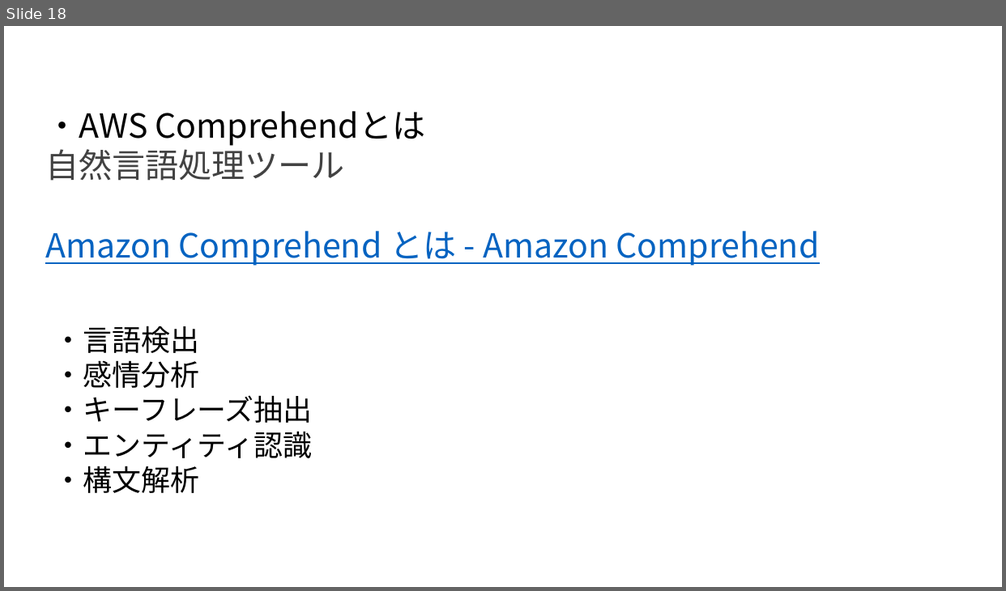
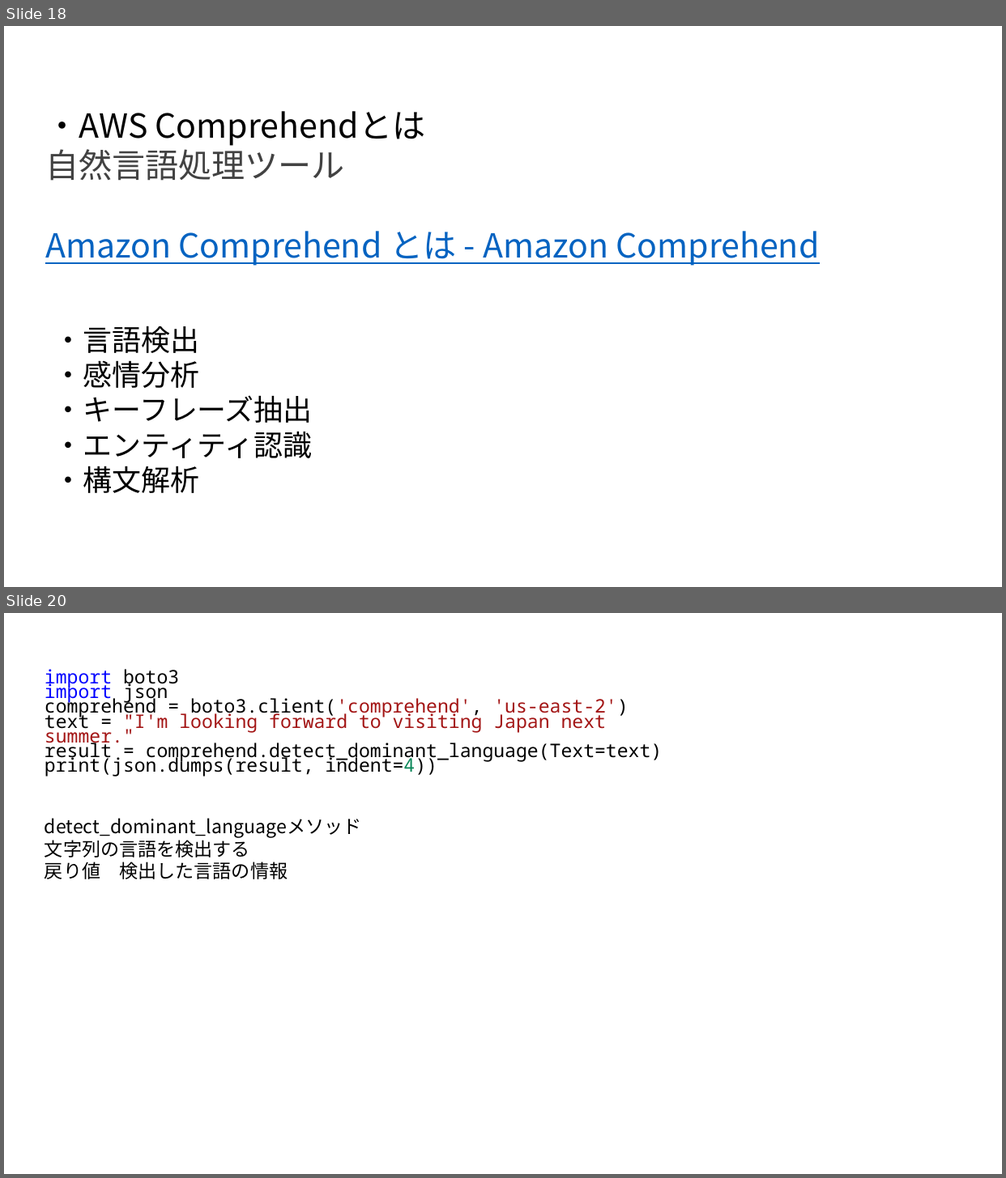
Before and after one commit to TokushigeJunya/test, a slide deck: AWS_AIサービス入門.pptx. Shown one above the other, each under a label of ours: slide 18 before the commit, slides 18 and 20 after it; the slides between them are not shown. The pictures are 1006x591 and 1006x1178 pixels, drawn with LibreOffice and Linux fonts; fonts in the diff are those of the drawing. Boxes give left, top, right and bottom in pixels: in the first picture for what was removed or moved away, otherwise in the second. Text is boxed around its words. In the diff, an @@ line names an element or a change of style, - is before the commit and + after.

```diff
--- a/AWS_AIサービス入門.pptx
+++ b/AWS_AIサービス入門.pptx
@@ slide 20 added at [4, 613, 1002, 1174], background #FFFFFF @@
@@ text added at [44, 669, 663, 777], 18 pt, text #000000 @@
+import boto3
+import json
+comprehend = boto3.client('comprehend', 'us-east-2')
+text = "I'm looking forward to visiting Japan next summer."
+result = comprehend.detect_dominant_language(Text=text)
+print(json.dumps(result, indent=4))
@@ text added at [44, 818, 362, 879], 18 pt, text #000000 @@
+detect_dominant_languageメソッド
+文字列の言語を検出する
+戻り値 検出した言語の情報
```
Also in this commit, not shown: 9 other slides added, 4 slides removed.
